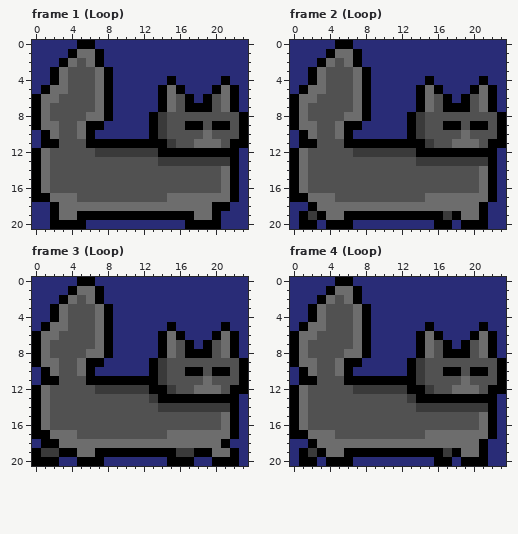
File history of a pixel-art file, c64_katt.aseprite. Above is the file before it was changed.
24x21 pixels, 8 frames. Shown: frame 1 (Loop), frame 2 (Loop), frame 3 (Loop), frame 4 (Loop). The commit also changed other frames, which this record leaves out.
Now the later version:
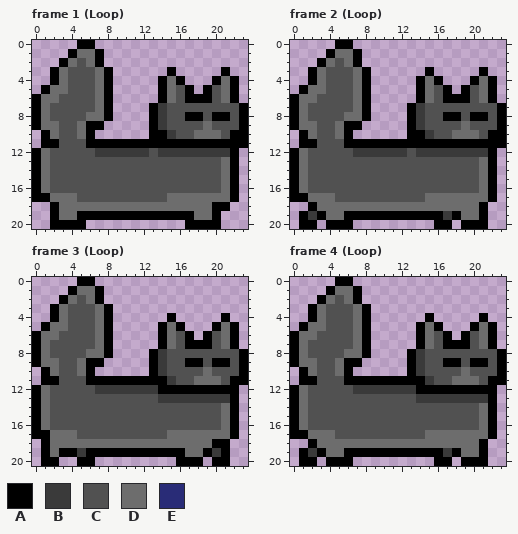
Palette (. is transparent): A #000000  B #3a3a3a  C #515151  D #6d6d6d  E #292c77
Difference:
layer "Layer 2" removed
Frame 1 (Loop):
y 0: x 0..4 EEEEE -> .....; x 7..23 EEEEEEEEEEEEEEEEE -> .................
y 1: x 0..3 EEEE -> ....; x 8..23 EEEEEEEEEEEEEEEE -> ................
y 2: x 0..2 EEE -> ...; x 8..23 EEEEEEEEEEEEEEEE -> ................
y 3: x 0..1 EE -> ..; x 9..23 EEEEEEEEEEEEEEE -> ......A.....A..
y 4: x 0..1 EE -> ..; x 9..23 EEEEEEAEEEEEAEE -> .....ADA...ADA.
y 5: x 0 E -> .; x 9..13 EEEEE -> .....; x 16..20 AEEEA -> CA.AC; x 23 E -> .
y 6: x 9..13 EEEEE -> .....; x 18 E -> A; x 23 E -> .
y 7: x 9..15 EEEEEAD -> ....ABC; x 17..19 AAA -> CCC; x 21..23 DAE -> CCA
y 8: x 9..12 EEEE -> ....; x 17..18 CC -> AA; x 20..21 CC -> AA
y 9: x 8..12 EEEEE -> .....; x 17..21 AACAA -> CCDCC
y 10: x 0 E -> .; x 7..12 EEEEEE -> ......; x 14..15 BC -> AB; x 18 C -> D; x 20 C -> D; x 22 C -> A
y 11: x 0 E -> .; x 15..21 BCCDDDC -> AAAAAAA
y 12: x 13..21 BAAAAAAAA -> CBBBBBBBB; x 23 E -> .
y 13: x 14..21 BBBBBBBB -> CCCCCCCD; x 23 E -> .
y 14..17: x 23 E -> .
y 18: x 0..1 EE -> ..; x 22..23 EE -> ..
y 19: x 0..1 EE -> ..; x 21..23 EEE -> ...
y 20: x 0..1 EE -> ..; x 6..16 EEEEEEEEEEE -> ...........; x 21..23 EEE -> ...
Frame 2 (Loop):
y 0: x 0..4 EEEEE -> .....; x 7..23 EEEEEEEEEEEEEEEEE -> .................
y 1: x 0..3 EEEE -> ....; x 8..23 EEEEEEEEEEEEEEEE -> ................
y 2: x 0..2 EEE -> ...; x 8..23 EEEEEEEEEEEEEEEE -> ................
y 3: x 0..1 EE -> ..; x 9..23 EEEEEEEEEEEEEEE -> ......A.....A..
y 4: x 0..1 EE -> ..; x 9..23 EEEEEEAEEEEEAEE -> .....ADA...ADA.
y 5: x 0 E -> .; x 9..13 EEEEE -> .....; x 16..20 AEEEA -> CA.AC; x 23 E -> .
y 6: x 9..13 EEEEE -> .....; x 18 E -> A; x 23 E -> .
y 7: x 9..15 EEEEEAD -> ....ABC; x 17..19 AAA -> CCC; x 21..23 DAE -> CCA
y 8: x 9..12 EEEE -> ....; x 17..18 CC -> AA; x 20..21 CC -> AA
y 9: x 8..12 EEEEE -> .....; x 17..21 AACAA -> CCDCC
y 10: x 0 E -> .; x 7..12 EEEEEE -> ......; x 14..15 BC -> AB; x 18 C -> D; x 20 C -> D; x 22 C -> A
y 11: x 0 E -> .; x 15..21 BCCDDDC -> AAAAAAA
y 12: x 13..21 BAAAAAAAA -> CBBBBBBBB; x 23 E -> .
y 13: x 14..21 BBBBBBBB -> CCCCCCCD; x 23 E -> .
y 14..17: x 23 E -> .
y 18: x 0..1 EE -> ..; x 22..23 EE -> ..
y 19: x 0 E -> .; x 22..23 EE -> ..
y 20: x 0 E -> .; x 3 E -> .; x 7..15 EEEEEEEEE -> .........; x 18 E -> .; x 22..23 EE -> ..
Frame 3 (Loop):
y 0: x 0..4 EEEEE -> .....; x 7..23 EEEEEEEEEEEEEEEEE -> .................
y 1: x 0..3 EEEE -> ....; x 8..23 EEEEEEEEEEEEEEEE -> ................
y 2: x 0..2 EEE -> ...; x 8..23 EEEEEEEEEEEEEEEE -> ................
y 3: x 0..1 EE -> ..; x 9..23 EEEEEEEEEEEEEEE -> ...............
y 4: x 0..1 EE -> ..; x 9..23 EEEEEEEEEEEEEEE -> ......A.....A..
y 5: x 0 E -> .; x 9..23 EEEEEEAEEEEEAEE -> .....ADA...ADA.
y 6: x 9..13 EEEEE -> .....; x 16..20 AEEEA -> CA.AC; x 23 E -> .
y 7: x 9..13 EEEEE -> .....; x 18 E -> A; x 23 E -> .
y 8: x 9..15 EEEEEAD -> ....ABC; x 17..19 AAA -> CCC; x 21..23 DAE -> CCA
y 9: x 8..12 EEEEE -> .....; x 17..18 CC -> AA; x 20..21 CC -> AA
y 10: x 0 E -> .; x 7..12 EEEEEE -> ......; x 17..21 AACAA -> CCDCC
y 11: x 0 E -> .; x 14..15 BC -> AB; x 18 C -> D; x 20 C -> D; x 22 C -> A
y 12: x 13 A -> B; x 15..21 BCCDDDC -> AAAAAAA; x 23 A -> .
y 13: x 13..21 BAAAAAAAA -> CBBBBBBBB; x 23 E -> .
y 14: x 14..21 BBBBBBBB -> CCCCCCCD; x 23 E -> .
y 15..17: x 23 E -> .
y 18: x 0 E -> .; x 2 A -> D; x 20 D -> A; x 22..23 EE -> ..
y 19: x 0..2 ABB -> .AD; x 5..6 DD -> BA; x 16..18 BBA -> ADD; x 20..23 DDAE -> BA..
y 20: x 0 A -> .; x 3..4 EE -> ..; x 7..15 AEEEEEEEA -> .........; x 18..19 EE -> A.; x 22..23 AE -> ..
Frame 4 (Loop):
y 0: x 0..4 EEEEE -> .....; x 7..23 EEEEEEEEEEEEEEEEE -> .................
y 1: x 0..3 EEEE -> ....; x 8..23 EEEEEEEEEEEEEEEE -> ................
y 2: x 0..2 EEE -> ...; x 8..23 EEEEEEEEEEEEEEEE -> ................
y 3: x 0..1 EE -> ..; x 9..23 EEEEEEEEEEEEEEE -> ...............
y 4: x 0..1 EE -> ..; x 9..23 EEEEEEEEEEEEEEE -> ......A.....A..
y 5: x 0 E -> .; x 9..23 EEEEEEAEEEEEAEE -> .....ADA...ADA.
y 6: x 9..13 EEEEE -> .....; x 16..20 AEEEA -> CA.AC; x 23 E -> .
y 7: x 9..13 EEEEE -> .....; x 18 E -> A; x 23 E -> .
y 8: x 9..15 EEEEEAD -> ....ABC; x 17..19 AAA -> CCC; x 21..23 DAE -> CCA
y 9: x 8..12 EEEEE -> .....; x 17..18 CC -> AA; x 20..21 CC -> AA
y 10: x 0 E -> .; x 7..12 EEEEEE -> ......; x 17..21 AACAA -> CCDCC
y 11: x 0 E -> .; x 14..15 BC -> AB; x 18 C -> D; x 20 C -> D; x 22 C -> A
y 12: x 13 A -> B; x 15..21 BCCDDDC -> AAAAAAA; x 23 A -> .
y 13: x 13..21 BAAAAAAAA -> CBBBBBBBB; x 23 E -> .
y 14: x 14..21 BBBBBBBB -> CCCCCCCD; x 23 E -> .
y 15..17: x 23 E -> .
y 18: x 0..1 EE -> ..; x 22..23 EE -> ..
y 19: x 0 E -> .; x 22..23 EE -> ..
y 20: x 0 E -> .; x 3 E -> .; x 7..15 EEEEEEEEE -> .........; x 18 E -> .; x 22..23 EE -> ..
Where, in picture pixels (left, top, right, bottom), the same in both pictures:
changed: (32, 40, 248, 229)
changed: (290, 40, 506, 229)
changed: (32, 277, 248, 466)
changed: (290, 277, 506, 466)
